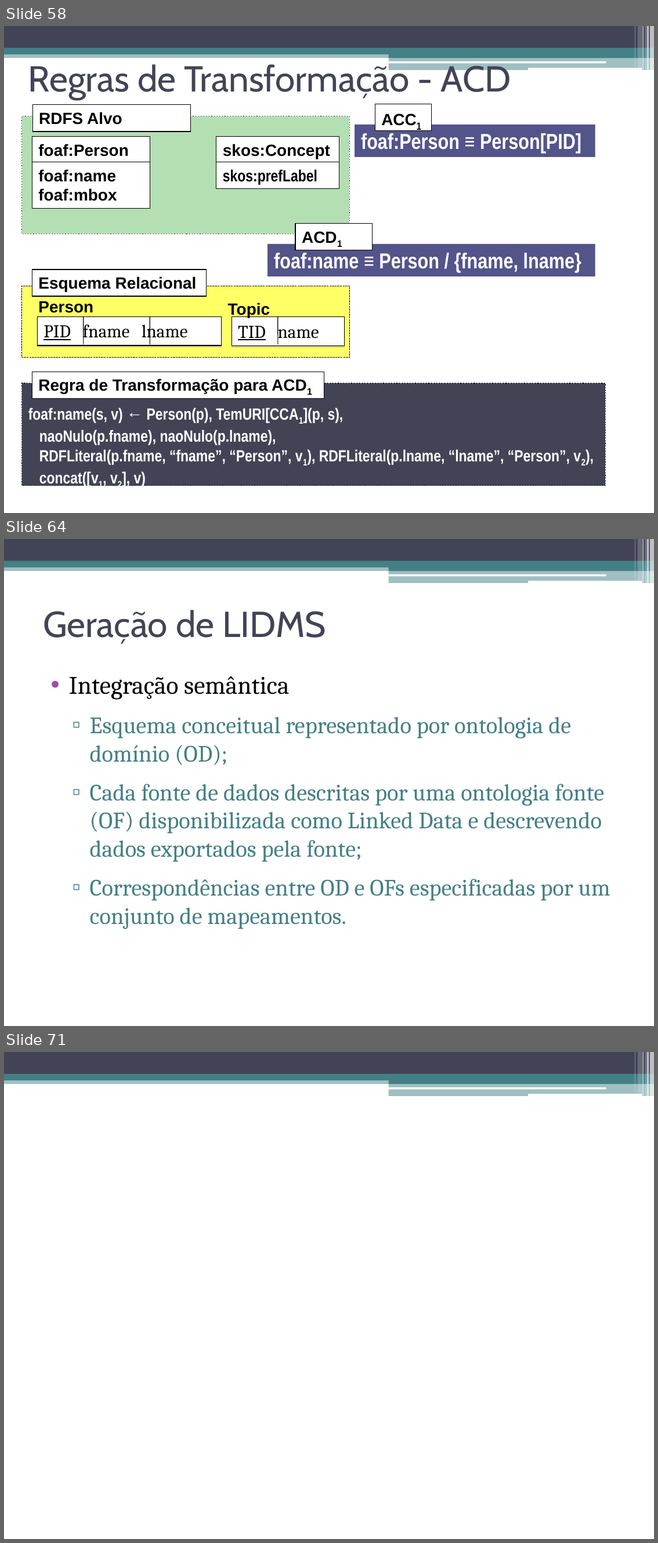
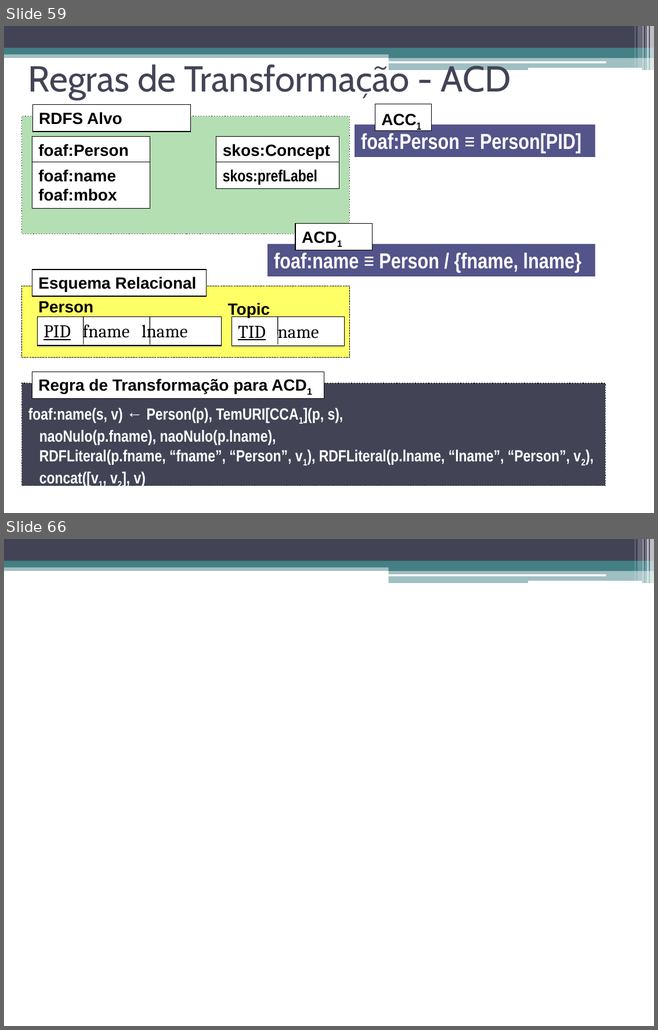
Before and after one commit to luiseufrasio/mestrado-ufc-eufrasio, a slide deck: dissertação/dissertacao_eufrasio-slides.pptx. Shown one above the other, each under a label of ours: slides 58, 64 and 71 before the commit, slides 59 and 66 after it; the slides between them are not shown. The pictures are 658x1543 and 658x1030 pixels, drawn with LibreOffice and Linux fonts; fonts in the diff are those of the drawing. Boxes give left, top, right and bottom in pixels: in the first picture for what was removed or moved away, otherwise in the second. Text is boxed around its words. In the diff, an @@ line names an element or a change of style, - is before the commit and + after.

```diff
--- a/dissertação/dissertacao_eufrasio-slides.pptx
+++ b/dissertação/dissertacao_eufrasio-slides.pptx
@@ slide 64 removed at bbox=[4, 539, 654, 1026], background #FFFFFF; not listed: 13 template elements that a slide beside it also shows @@
@@ title removed at bbox=[43, 610, 326, 644] @@
-Geração de LIDMS
@@ text removed at bbox=[69, 676, 610, 929] @@
-• Integração semântica
-  ▫ Esquema conceitual representado por ontologia de domínio (OD);
-  ▫ Cada fonte de dados descritas por uma ontologia fonte (OF) disponibilizada como Linked Data e descrevendo dados exportados pela fonte;
-  ▫ Correspondências entre OD e OFs especificadas por um conjunto de mapeamentos.
@@ what was slide 58 is now slide 59 @@
@@ what was slide 71 is now slide 66 @@
```
Also in this commit, not shown: 5 slides changed, 6 slides added, 10 other slides removed, 1 other file.
